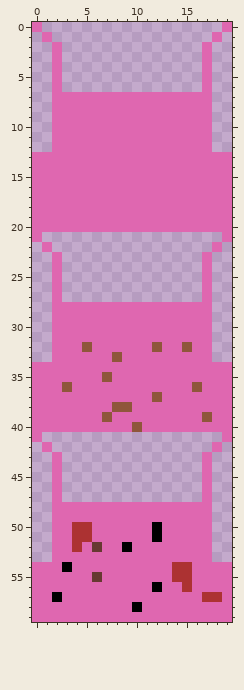
Edited in one commit: pixel-art sprite (images/05_enemyB.png). The picture above was drawn from the file before the commit.
The file is 20x60 pixels.
Once edited:
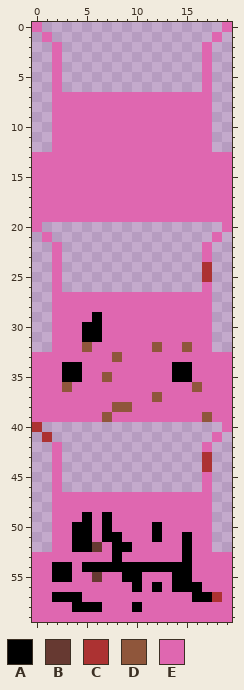
Palette (. is transparent): A #000000  B #663931  C #ac3232  D #8f563b  E #df67b0
The exact change:
{"y":20,"x":1,"old":"EEEEEEEEEEEEEEEEEE","new":".................."}
{"y":21,"x":0,"old":"E.","new":".E"}
{"y":21,"x":18,"old":".E","new":"E."}
{"y":22,"x":1,"old":"E.","new":".E"}
{"y":22,"x":17,"old":".E","new":"E."}
{"y":24,"x":17,"old":"E","new":"C"}
{"y":25,"x":17,"old":"E","new":"C"}
{"y":27,"x":3,"old":"..............","new":"EEEEEEEEEEEEEE"}
{"y":29,"x":6,"old":"E","new":"A"}
{"y":30,"x":5,"old":"EE","new":"AA"}
{"y":31,"x":5,"old":"EE","new":"AA"}
{"y":33,"x":0,"old":"..","new":"EE"}
{"y":33,"x":18,"old":"..","new":"EE"}
{"y":34,"x":3,"old":"EE","new":"AA"}
{"y":34,"x":14,"old":"EE","new":"AA"}
{"y":35,"x":3,"old":"EE","new":"AA"}
{"y":35,"x":14,"old":"EE","new":"AA"}
{"y":40,"x":0,"old":"EEEEEEEEEEDEEEEEEEE","new":"C.................."}
{"y":41,"x":0,"old":"E.","new":".C"}
{"y":41,"x":18,"old":".E","new":"E."}
{"y":42,"x":1,"old":"E.","new":".E"}
{"y":42,"x":17,"old":".E","new":"E."}
{"y":43,"x":17,"old":"E","new":"C"}
{"y":44,"x":17,"old":"E","new":"C"}
{"y":47,"x":3,"old":"..............","new":"EEEEEEEEEEEEEE"}
{"y":49,"x":5,"old":"E","new":"A"}
{"y":49,"x":7,"old":"E","new":"A"}
{"y":50,"x":4,"old":"CC","new":"AA"}
{"y":50,"x":7,"old":"E","new":"A"}
{"y":51,"x":4,"old":"CC","new":"AA"}
{"y":51,"x":7,"old":"EE","new":"AA"}
{"y":51,"x":15,"old":"E","new":"A"}
{"y":52,"x":4,"old":"CE","new":"AA"}
{"y":52,"x":8,"old":"E","new":"A"}
{"y":52,"x":15,"old":"E","new":"A"}
{"y":53,"x":0,"old":"..","new":"EE"}
{"y":53,"x":8,"old":"E","new":"A"}
{"y":53,"x":15,"old":"E","new":"A"}
{"y":53,"x":18,"old":"..","new":"EE"}
{"y":54,"x":2,"old":"E","new":"A"}
{"y":54,"x":5,"old":"EEEEEEEEECC","new":"AAAAAAAAAAA"}
{"y":55,"x":2,"old":"EE","new":"AA"}
{"y":55,"x":9,"old":"EE","new":"AA"}
{"y":55,"x":14,"old":"CC","new":"AA"}
{"y":56,"x":10,"old":"E","new":"A"}
{"y":56,"x":14,"old":"ECE","new":"AAA"}
{"y":57,"x":3,"old":"EE","new":"AA"}
{"y":57,"x":16,"old":"EC","new":"AA"}
{"y":58,"x":4,"old":"EEE","new":"AAA"}
